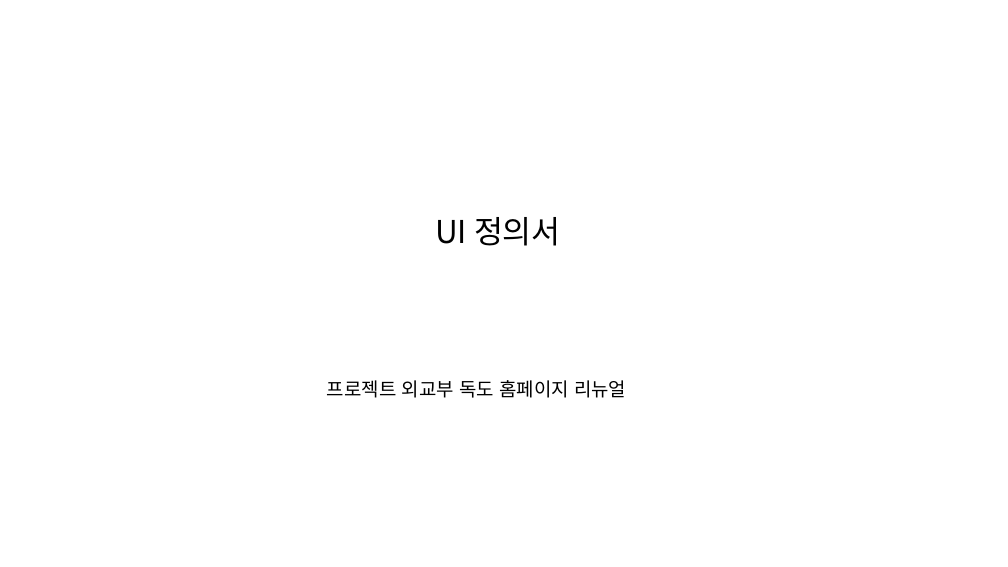
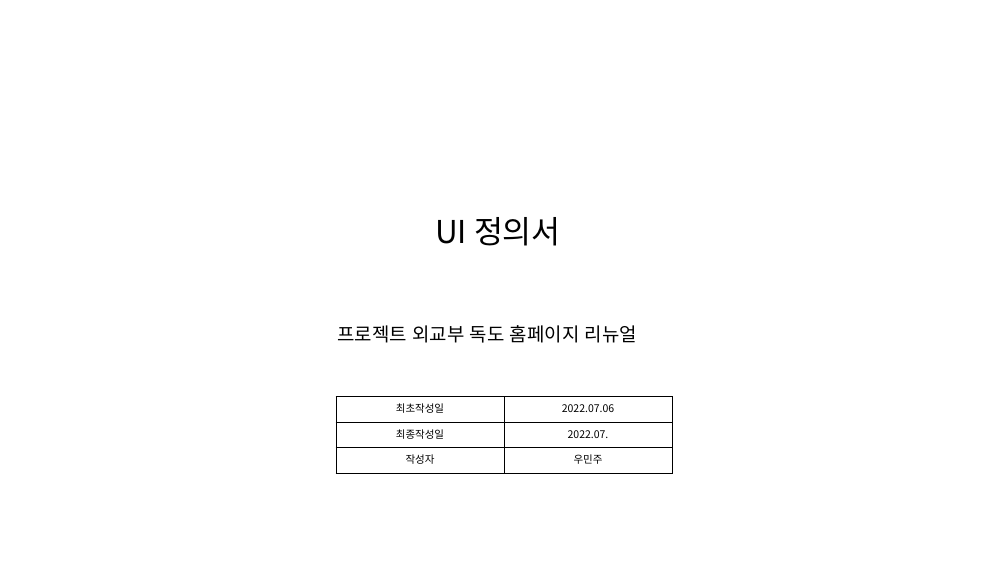
Before and after one commit to woozu59/cobi_ro, a slide deck: slide 1 of 독도 UI정의서.pptx. Drawn at 1008x567 pixels with LibreOffice and Linux fonts; fonts in the diff are those of the drawing. Boxes give left, top, right and bottom in pixels: in the first picture for what was removed or moved away, otherwise in the second. Text is boxed around its words. In the diff, an @@ line names an element or a change of style, - is before the commit and + after.

```diff
--- a/독도 UI정의서.pptx
+++ b/독도 UI정의서.pptx
@@ text "프로젝트 외교부 독도 홈페이지 리뉴얼": place and size @@
-text "프로젝트 외교부 독도 홈페이지 리뉴얼" at bbox=[327, 380, 626, 398]
+text "프로젝트 외교부 독도 홈페이지 리뉴얼" at bbox=[338, 325, 637, 343]
@@ table added at bbox=[336, 397, 671, 473], 3 rows, 2 columns @@
+최초작성일 | 2022.07.06
+최종작성일 | 2022.07.
+작성자 | 우민주
```
Also in this commit, not shown: 5 other slides changed, 3 other files.
